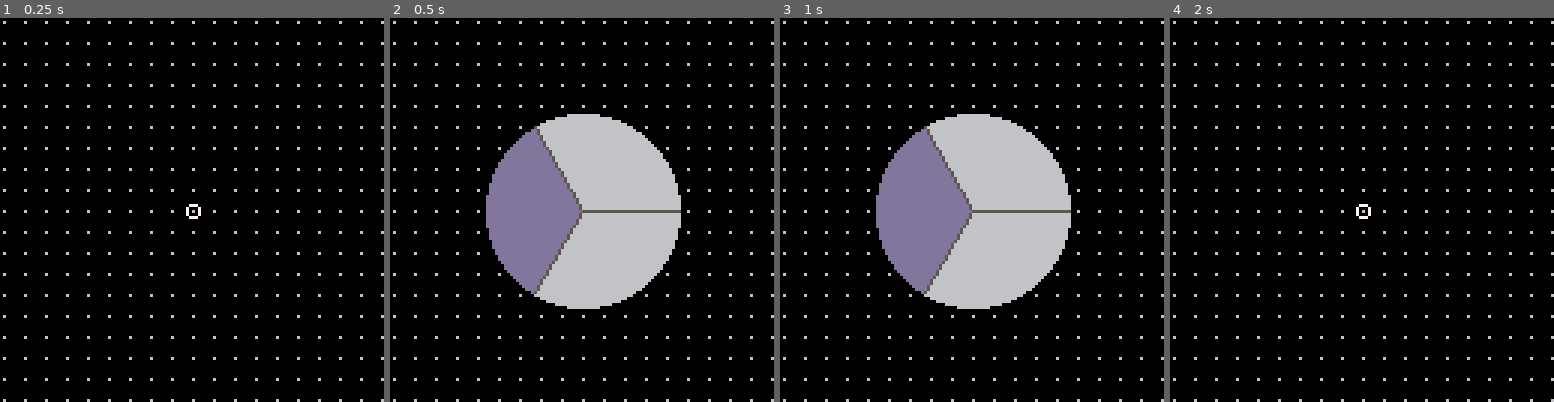
Above: before the commit, frames 1-4 (left to right).
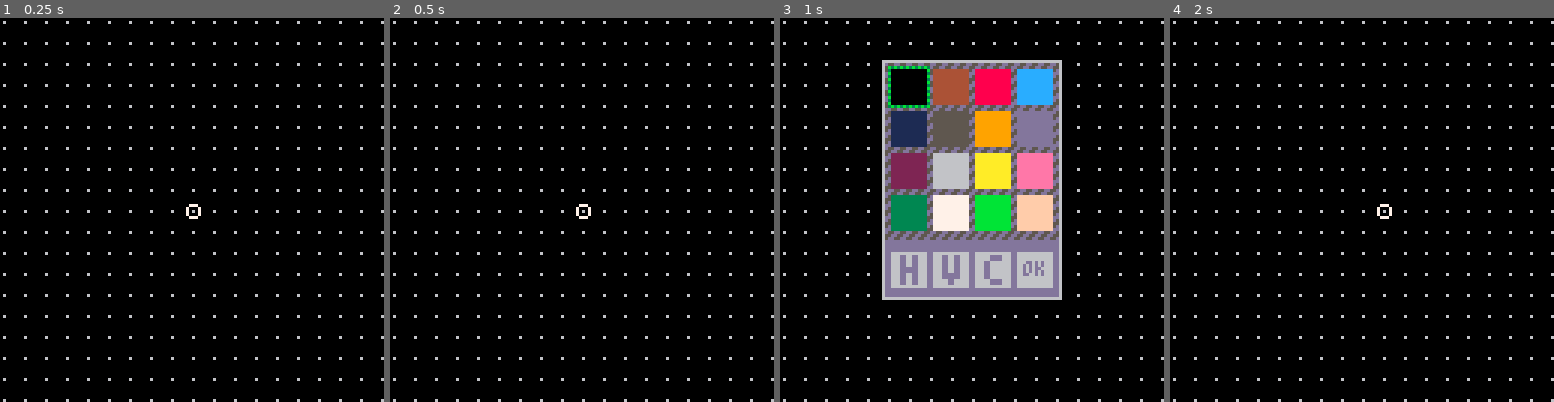
Above: after the commit, the same moments.

Repository: VyrCossont/Pinput
Game: PICO-8 cartridge PICO-8/games/shape_editor.p8
The game is run twice, just before and just after one commit, with the same random seed, the same clock (stepped at 60 frames per second) and the same inputs.
Inputs:
- Up to frame 1 (0.25 s): no input
- Up to frame 2 (0.5 s): tap X (X key) at 0.33 s
- Up to frame 3 (1 s): tap O (Z key) at 0.7 s
- Up to frame 4 (2 s): tap X (X key) at 1.07, 1.85 s; hold Right from 1.6 s (still down); tap O (Z key) at 1.7 s

Frame 1 is identical in both runs. In frame 2, 20% of the frame differs, in the area x 25-76%, y 25-76%; in frame 3, 25%, in the area x 25-76%, y 10-76%; in frame 4, 0.1%.

Commit message:
shape editor: working path radial menu items

Diff:
--- a/PICO-8/games/shape_editor.p8
+++ b/PICO-8/games/shape_editor.p8
@@ -6,11 +6,14 @@
 
 -- globals
 
--- item zero is the color,
+-- named items are color and modes,
 -- items 1-n are pairs of coords
 paths = {}
 cpath = nil
 
+-- cursor position
+pos = {0, 0}
+
 function error_beep()
  print "\ae-e-..dd"
 end
@@ -23,7 +26,6 @@
 -- grid
 
 function grid_init()
- pos = {0, 0}
  grid_size = 7
  grid_max = 64 \ grid_size
 
@@ -47,35 +49,34 @@
   end
  end
 
- -- current path
+ -- lines
+ for path in all(paths) do
+  if #path > 1 then
+   for i = 2, #path do
+    local px1, py1 = unpack(path[i - 1])
+    local px2, py2 = unpack(path[i])
+    line(
+     px1 * grid_size,
+     py1 * grid_size,
+     px2 * grid_size,
+     py2 * grid_size,
+     path.color
+    )
+   end
+  end
+ end
+
+ -- current path and cursor
  local c = 7
  local path = {}
  if cpath != nil then
   path = paths[cpath]
   c = path.color
  end
-
- -- todo: draw every path
-
+ local cx, cy = unpack(pos)
+
+ -- dotted line between end of path and cursor
  if #path > 0 then
-  -- lines
-  if #path > 1 then
-   for i = 2, #path do
-    local px1, py1 = unpack(path[i - 1])
-    local px2, py2 = unpack(path[i])
-    line(px1 * grid_size, py1 * grid_size, px2 * grid_size, py2 * grid_size, c)
-   end
-  end
-  -- dots
-  for p in all(path) do
-   local px, py = unpack(p)
-   circfill(px * grid_size, py * grid_size, 2, c)
-  end
- end
-
- local cx, cy = unpack(pos)
- if #path > 0 then
-  -- dotted line between last dot and cursor
   local px, py = unpack(path[#path])
   -- pick a pattern that won't make the line invisible
   local theta = 8 * atan2(cx - px, cy - py)
@@ -90,16 +91,22 @@
   fillp()
  end
 
+ -- dots
+ for p in all(path) do
+  local px, py = unpack(p)
+  circfill(px * grid_size, py * grid_size, 2, c)
+ end
+
  -- cursor
  circ(cx * grid_size, cy * grid_size, 2, c)
 end
 
 function grid_update60()
  local cx, cy = unpack(pos)
- if (btnp(0)) cx -= 1
- if (btnp(1)) cx += 1
- if (btnp(2)) cy -= 1
- if (btnp(3)) cy += 1
+ if btnp(0) then cx -= 1 end
+ if btnp(1) then cx += 1 end
+ if btnp(2) then cy -= 1 end
+ if btnp(3) then cy += 1 end
  cx = mid(-grid_max, cx, grid_max)
  cy = mid(-grid_max, cy, grid_max)
  pos = {cx, cy}
@@ -113,11 +120,22 @@
  end
 
  if btnp(5) then
---  if cpath == nil then
---   error_beep()
---  else
+  if cpath == nil then
+   error_beep()
+  else
    menu_init()
---  end
+  end
+ end
+end
+
+function grid_menu_finish()
+ cpath = nil
+end
+
+function grid_menu_delete()
+ if #paths[cpath] > 0 then
+  local last = deli(paths[cpath])
+  pos = last
  end
 end
 
@@ -131,45 +149,101 @@
  end
  _update60 = menu_update60
 
+ menu_items = {
+  {
+   sprite=1,
+   label="finish",
+   fn=grid_menu_finish,
+  },
+  {
+   sprite=2,
+   label="cancel",
+   fn=function() end,
+  },
+  {
+   sprite=3,
+   label="delete",
+   fn=grid_menu_delete,
+  },
+ }
  menu_selected = nil
 end
 
 function menu_draw()
  camera(-64, -64)
-
- circfill(0, 0, 32 + 2, 0)
- circfill(0, 0, 32, 6)
-
- for x = -32, 32 do
-  for y = -32, 32 do
-   local theta = atan2(x, y)
-   if theta > 1/3 and theta < 2/3 and sqrt(x * x + y * y) < 32 + 1 and pget(x, y) == 6 then
-    pset(x, y, 13)
-   end
-  end
- end
-
- line(0, 0, 32 * cos(0/3), 32 * sin(0/3), 5)
- line(0, 0, 32 * cos(1/3), 32 * sin(1/3), 5)
- line(0, 0, 32 * cos(2/3), 32 * sin(2/3), 5)
+ local r = 32
+ local n = #menu_items
+
+ -- shadow and pie
+ fillp(0b1010010110100101)
+ circfill(0, 0, r + 5, 1)
+ fillp()
+ circfill(0, 0, r, 6)
+
+ -- highlight selected wedge
+ if menu_selected != nil then
+  for x = -r, r do
+   for y = -r, r do
+    local theta = atan2(x, y)
+    if theta >= (menu_selected - 1) / n
+    and theta < menu_selected / n
+    and sqrt(x * x + y * y) < r + 1
+    and pget(x, y) == 6 then
+     pset(x, y, 13)
+    end
+   end
+  end
+ end
+
+ -- wedge separators
+ for i = 1, n do
+  line(0, 0, r * cos((i - 1) / n), r * sin((i - 1) / n), 5)
+  if i != menu_selected then
+   pal(7, 5)
+  end
+  local x = r * 0.55 * cos((i - 0.5) / n)
+  local y = r * 0.55 * sin((i - 0.5) / n)
+  spr(menu_items[i].sprite, x - 4, y - 7)
+  print(menu_items[i].label, x - #menu_items[i].label * 2, y + 2, 7)
+  pal()
+ end
 end
 
 function menu_update60()
-
+ if btnp(0) or btnp(2) then
+  if menu_selected == nil then
+   menu_selected = #menu_items
+  else
+   menu_selected += 1
+   if menu_selected > #menu_items then menu_selected = 1 end
+  end
+ end
+
+ if btnp(1) or btnp(3) then
+  if menu_selected == nil then
+   menu_selected = 1
+  else
+   menu_selected -= 1
+   if menu_selected < 1 then menu_selected = #menu_items end
+  end
+ end
 
  if btnp(4) then
+  if menu_selected == nil then
+   error_beep()
+  else
+   menu_items[menu_selected].fn()
+   menu_exit()
+  end
+ end
+
+ if btnp(5) then
   error_beep()
  end
-
- if btnp(5) then
-  menu_exit()
- end
 end
 
 function menu_exit()
- local saved_pos = pos
  grid_init()
- pos = saved_pos
 end
 
 -->8
@@ -219,7 +293,7 @@
  local px, py = unpack(palette_coords)
  local x = 2 * (px + 1) + 12 * px
  local y = 2 * (py + 1) + 12 * py
- if (py > 3) y += 5
+ if py > 3 then y += 5 end
  fillp(0b1010010110100101)
  rect(x, y, x + 12 + 1, y + 12 + 1, 3 | (11 << 4))
  fillp()
@@ -256,10 +330,10 @@
 
 function palette_update60()
  local px, py = unpack(palette_coords)
- if (btnp(0)) px -= 1
- if (btnp(1)) px += 1
- if (btnp(2)) py -= 1
- if (btnp(3)) py += 1
+ if btnp(0) then px -= 1 end
+ if btnp(1) then px += 1 end
+ if btnp(2) then py -= 1 end
+ if btnp(3) then py += 1 end
  px %= 4
  -- line 4 is flip controls and ok button
  py %= 5
@@ -293,21 +367,23 @@
 -- start a new line and exit palette mode
 function palette_exit()
  local px, py = unpack(palette_selected)
+ add(paths, {
+   color = (px * 4) + py,
+   h_flip = h_flip,
+   v_flip = v_flip,
+   close_loop = close_loop,
+ })
  cpath = #paths
- paths[cpath] = {
-   ["color"] = (px * 4) + py,
-   ["h_flip"] = h_flip,
-   ["v_flip"] = v_flip,
-   ["close_loop"] = close_loop,
- }
  grid_init()
 end
 
 
 __gfx__
-00000000000000000000000000000000000000000000000000000000000000000000000000000000000000000000000000000000000000000000000000000000
-00000000000000000000000000000000000000000000000000000000000000000000000000000000000000000000000000000000000000000000000000000000
-00700700000000000000000000000000000000000000000000000000000000000000000000000000000000000000000000000000000000000000000000000000
-00077000000000000000000000000000000000000000000000000000000000000000000000000000000000000000000000000000000000000000000000000000
-00077000000000000000000000000000000000000000000000000000000000000000000000000000000000000000000000000000000000000000000000000000
-00700700000000000000000000000000000000000000000000000000000000000000000000000000000000000000000000000000000000000000000000000000
+00000000000077700077770000000700000000000000000000000000000000000000000000000000000000000000000000000000000000000000000000000000
+00000000000077700777777000007770000000000000000000000000000000000000000000000000000000000000000000000000000000000000000000000000
+00700700000077707700077700077777000000000000000000000000000000000000000000000000000000000000000000000000000000000000000000000000
+00077000007077707700707700777770000000000000000000000000000000000000000000000000000000000000000000000000000000000000000000000000
+00077000077777707707007707777700000000000000000000000000000000000000000000000000000000000000000000000000000000000000000000000000
+00700700777777007770007777777070000000000000000000000000000000000000000000000000000000000000000000000000000000000000000000000000
+00000000077770000777777007770007000000000000000000000000000000000000000000000000000000000000000000000000000000000000000000000000
+00000000007000000077770000777777000000000000000000000000000000000000000000000000000000000000000000000000000000000000000000000000
